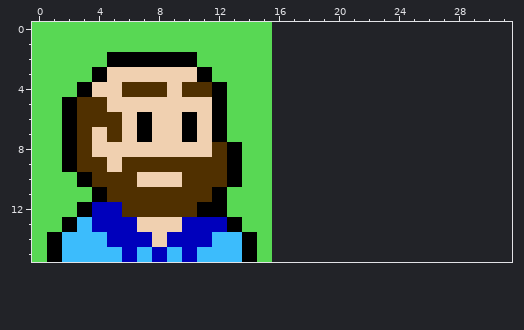
A pixel-art sprite gets an edit: assets/images/JLHBitPortrait.png. The picture above is the old version.
The file is 256x256 pixels, drawn in blocks of 16x16; one block is one cell here. The old version is drawn lined up with the new one, on the new canvas.
The result:
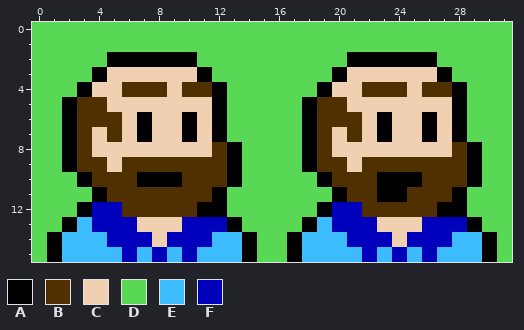
Palette (. is transparent): A #000000  B #503000  C #f0d0b0  D #58d854  E #3cbcfc  F #0000bc
From the commit log: Intro start. Talking animation with text.
From old to new:
canvas 16x16 -> 32x16
Colour A is added in row 2 at x 21 to 26; in row 3 at x 20 and 27; in row 4 at x 19 and 28; in row 5 at x 18 and 28; in rows 6 to 7 at x 18, 23, 26 and 28; in rows 8 to 9 at x 18 and 29.
Colour A is added in row 10 at x 19, 23 to 25 and 29; in row 11 at x 20, 23 to 24 and 28; in row 12 at x 19 and 27 to 28; in row 13 at x 18 and 29; in rows 14 to 15 at x 17 and 30.
Colour A replaces colour C in row 10 at x 7 to 9.
Colour B is added in row 4 at x 22 to 24 and 26 to 27; in row 5 at x 19 to 20; in row 6 at x 19 to 21; in row 7 at x 19 and 21; in row 8 at x 19 and 28; in row 9 at x 19 to 20 and 22 to 28.
Colour B is added in row 10 at x 20 to 22 and 26 to 28; in row 11 at x 21 to 22 and 25 to 27; in row 12 at x 22 to 26.
Colour C is added in row 3 at x 21 to 26; in row 4 at x 20 to 21 and 25; in row 5 at x 21 to 27; in row 6 at x 22, 24 to 25 and 27; in row 7 at x 20, 22, 24 to 25 and 27; in row 8 at x 20 to 27.
Colour C is added in row 9 at x 21; in row 13 at x 23 to 25; in row 14 at x 24.
Colour D is added in rows 0 to 1 at x 16 to 31; in row 2 at x 16 to 20 and 27 to 31; in row 3 at x 16 to 19 and 28 to 31; in row 4 at x 16 to 18 and 29 to 31; in rows 5 to 7 at x 16 to 17 and 29 to 31; in rows 8 to 9 at x 16 to 17 and 30 to 31.
Colour D is added in row 10 at x 16 to 18 and 30 to 31; in row 11 at x 16 to 19 and 29 to 31; in row 12 at x 16 to 18 and 29 to 31; in row 13 at x 16 to 17 and 30 to 31; in rows 14 to 15 at x 16 and 31.
Colour E is added in row 13 at x 19; in row 14 at x 18 to 20 and 28 to 29; in row 15 at x 18 to 21, 23, 25 and 27 to 29.
Colour F is added in row 12 at x 20 to 21; in row 13 at x 20 to 22 and 26 to 28; in row 14 at x 21 to 23 and 25 to 27; in row 15 at x 22, 24 and 26.
Where, in picture pixels (left, top, right, bottom), the same in both pictures:
added: (272, 22, 512, 262)
changed: (137, 172, 182, 187)
